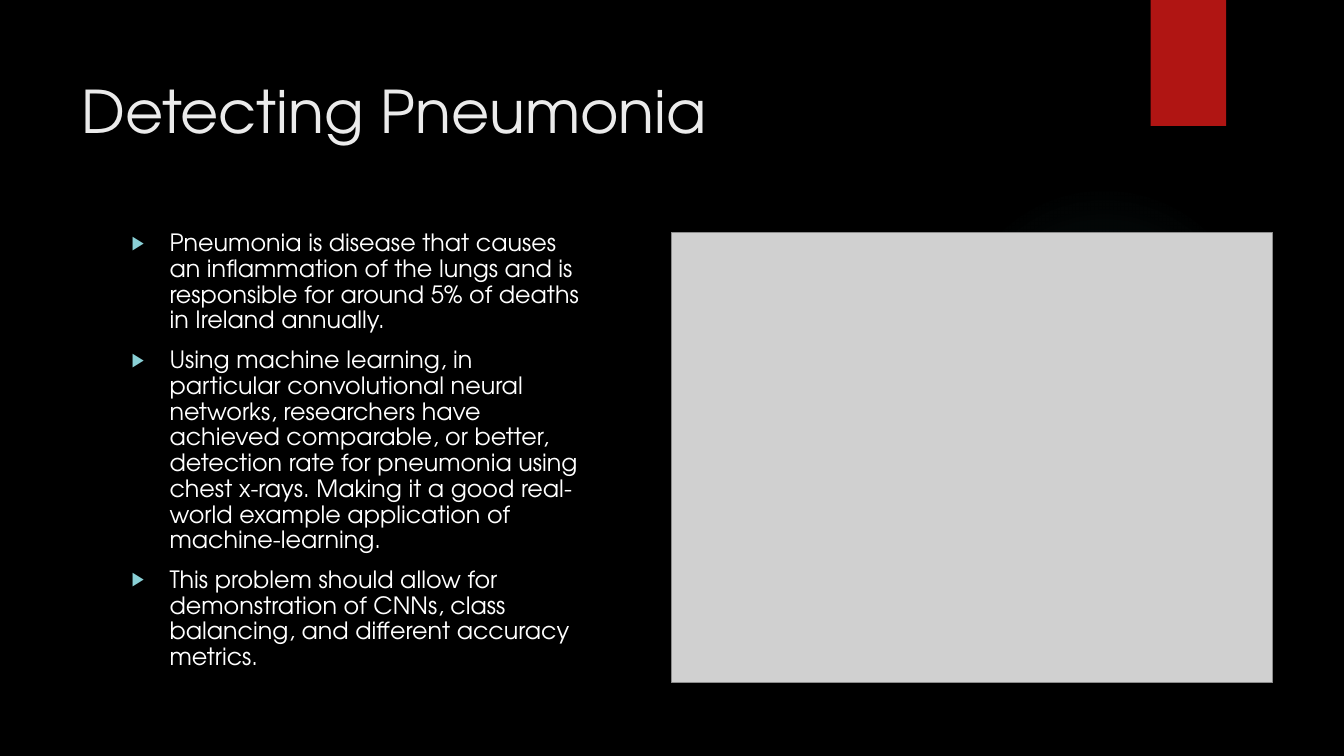
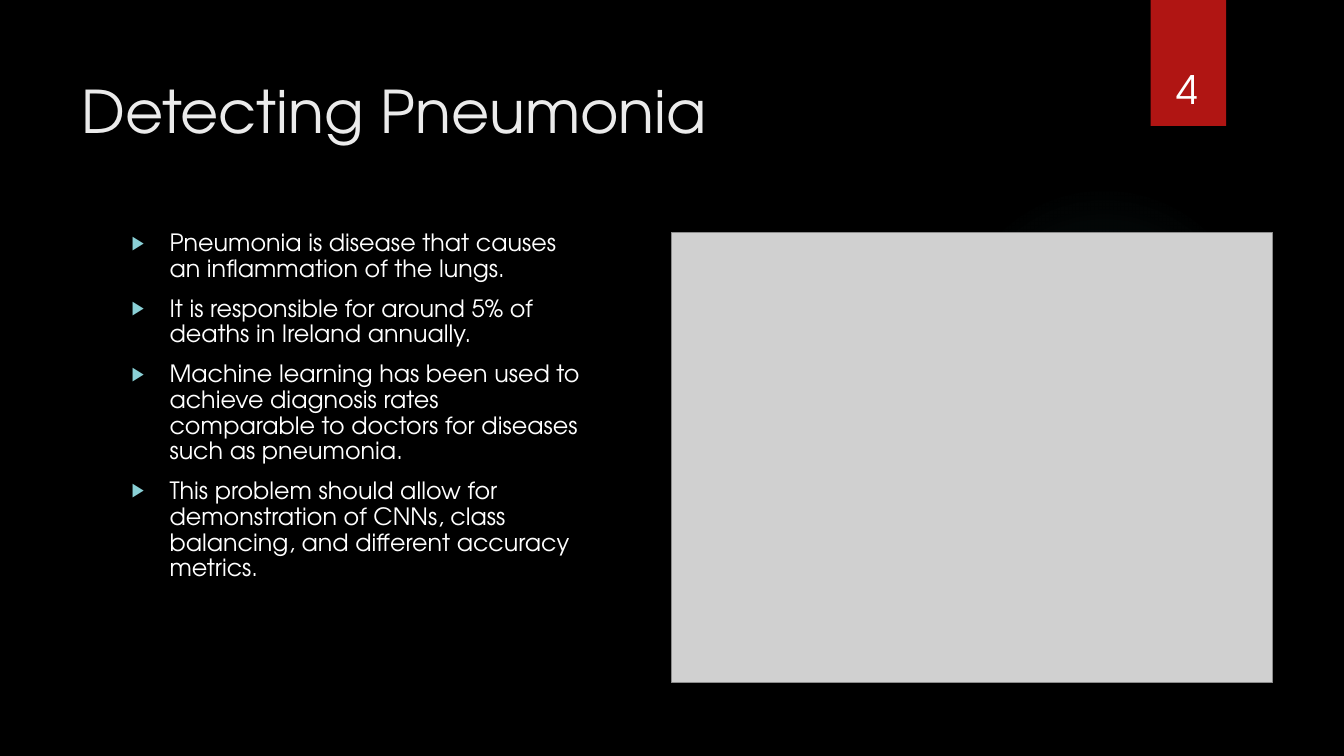
Before and after one commit to BladesOfBaconIV/finalYearProject, a slide deck: slide 4 of documents/interim-presentation/Machine Learning Using Python Frameworks.pptx. Drawn at 1344x756 pixels with LibreOffice and Linux fonts; fonts in the diff are those of the drawing; grey boxes stand for pictures; background and template pictures are left out. Boxes give left, top, right and bottom in pixels: in the first picture for what was removed or moved away, otherwise in the second. Text is boxed around its words. In the diff, an @@ line names an element or a change of style, - is before the commit and + after.

```diff
--- a/documents/interim-presentation/Machine Learning Using Python Frameworks.pptx
+++ b/documents/interim-presentation/Machine Learning Using Python Frameworks.pptx
@@ page number added at (1177,75,1199,104), 28 pt, text #FFFFFF @@
+4
@@ text at (170,233,579,464): text changed @@
-▶ Pneumonia is disease that causes an inflammation of the lungs and is responsible for around 5% of deaths in Ireland annually.
-▶ Using machine learning, in particular convolutional neural networks, researchers have achieved comparable, or better, detection rate for pneumonia using chest x-rays. Making it a good real-world example application of machine-learning.
+▶ Pneumonia is disease that causes an inflammation of the lungs.
+▶ It is responsible for around 5% of deaths in Ireland annually.
+▶ Machine learning has been used to achieve diagnosis rates comparable to doctors for diseases such as pneumonia.
```
Also in this commit, not shown: 7 other slides changed, 2 slides added, 1 other file.
